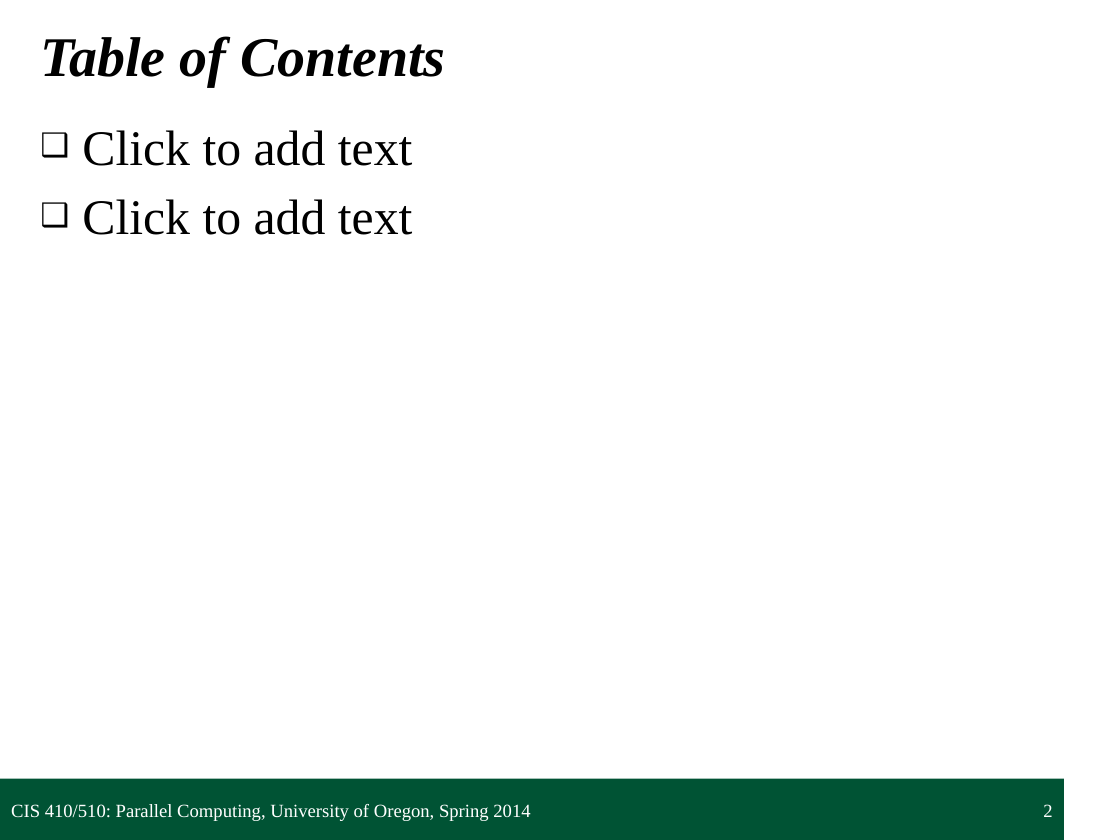
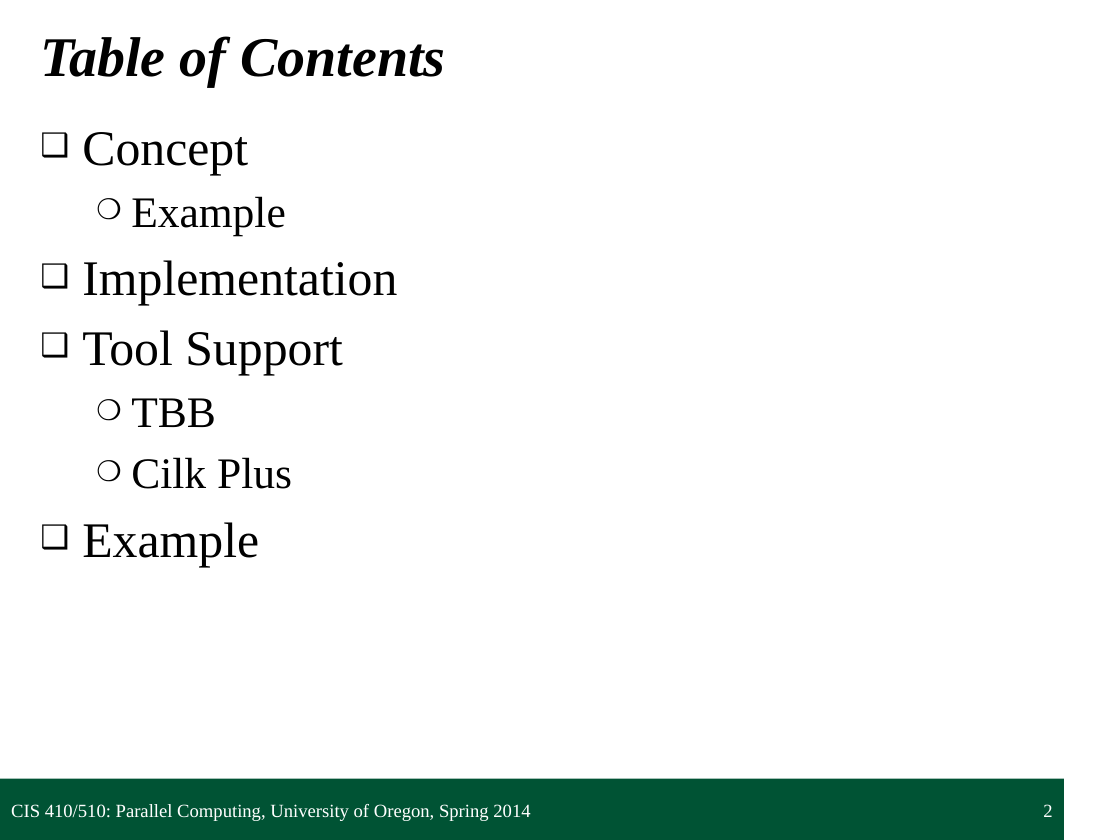
Before and after one commit to UOregonParallel/CourseMaterials, a slide deck: slide 2 of lecture_content/classSlides/6_pipelinePattern/pipelinePattern.pptx. Drawn at 1120x840 pixels with LibreOffice and Linux fonts; fonts in the diff are those of the drawing; background and template pictures are left out. Boxes give left, top, right and bottom in pixels: in the first picture for what was removed or moved away, otherwise in the second. Text is boxed around its words. In the diff, an @@ line names an element or a change of style, - is before the commit and + after.

```diff
--- a/lecture_content/classSlides/6_pipelinePattern/pipelinePattern.pptx
+++ b/lecture_content/classSlides/6_pipelinePattern/pipelinePattern.pptx
@@ text at (82, 132, 397, 567): text changed @@
-❑ Click to add text
-❑ Click to add text
+❑ Concept
+  ❍ Example
+❑ Implementation
+❑ Tool Support
+  ❍ TBB
+  ❍ Cilk Plus
+❑ Example
```
Also in this commit, not shown: 2 other slides changed, 25 slides added.
